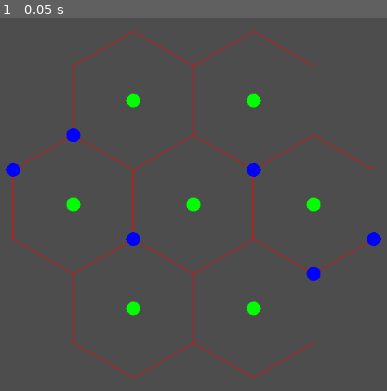
Above: before the commit, frame 1.
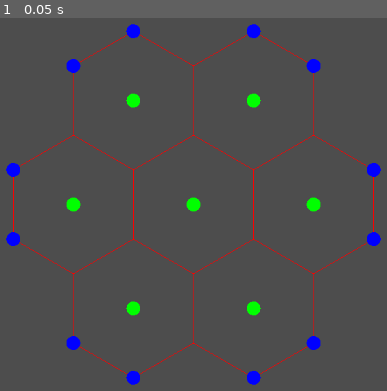
Above: after the commit, the same moment.

Repository: LeoBasov/hex-grid-godot
Game: Godot game, scene res://test/test.tscn
The game is run twice, just before and just after one commit, with the same random seed, the same clock (stepped at 60 frames per second) and the same inputs.
Inputs:
- Up to frame 1 (0.05 s): no input

The runs differ from the first frame. In frame 1, 1.7% of the frame differs, in the area x 1-99%, y 1-99%.

Commit message:
implemented vertices

Diff:
--- a/grid/hex_cell.gd
+++ b/grid/hex_cell.gd
@@ -9,7 +9,7 @@
 	r = r_
 
 	position.x += sqrt(3) * size * r + 0.5 * sqrt(3) * size * q
-	position.y += (3.0/2.0) * size * q
+	position.y -= (3.0/2.0) * size * q
 
 	vertices.resize(6)
 
--- a/grid/hex_grid.gd
+++ b/grid/hex_grid.gd
@@ -10,9 +10,11 @@
 
 		for i in range(1, 6):
 			draw_line(child.pointy_hex_corner(size, i - 1), child.pointy_hex_corner(size, i), Color.RED)
+		draw_line(child.pointy_hex_corner(size, 5), child.pointy_hex_corner(size, 0), Color.RED)
 
-	for child in get_child(1).get_children():
-		draw_circle(child.position, 10.0, Color.BLUE)
+		for vertex in child.vertices:
+			if vertex:
+				draw_circle(vertex.position, 10.0, Color.BLUE)
 
 func build(n_circle_: int) -> void:
 	n_circle = n_circle_
@@ -22,7 +24,6 @@
 
 	create_cells()
 	create_vertices()
-
 
 func create_cells() -> void:
 	add_child(Node2D.new())
@@ -52,12 +53,13 @@
 				var cell = get_cell(q, r)
 
 				for i in range(6):
-					var cell_n = get_neighbour(q, r, indx(i))
-					var cell_np = get_neighbour(q, r, indx(i + 1))
-					var cell_nm = get_neighbour(q, r, indx(i - 1))
+					var cell_n = get_neighbour(q, r, indx(i - 1))
+					var cell_np = get_neighbour(q, r, indx(i))
 
-					if (cell_n == null) and (cell_np == null) and (cell_nm == null) and (cell.vertices[i] == null):
-						var vertex = HexVertex.new(cell.pointy_hex_corner(size, i))
+					if (cell_n == null) and (cell_np == null):
+						print(i)
+						var vertex = HexVertex.new()
+						vertex.position = cell.pointy_hex_corner(size, i)
 						cell.vertices[i] = vertex
 						get_child(1).add_child(vertex)
 						vertex.owner = self
--- a/grid/hex_vertex.gd
+++ b/grid/hex_vertex.gd
@@ -1,6 +1,3 @@
 class_name HexVertex extends Node2D
 
 var cells: Array = []
-
-func _init(position_: Vector2):
-	position = position_
